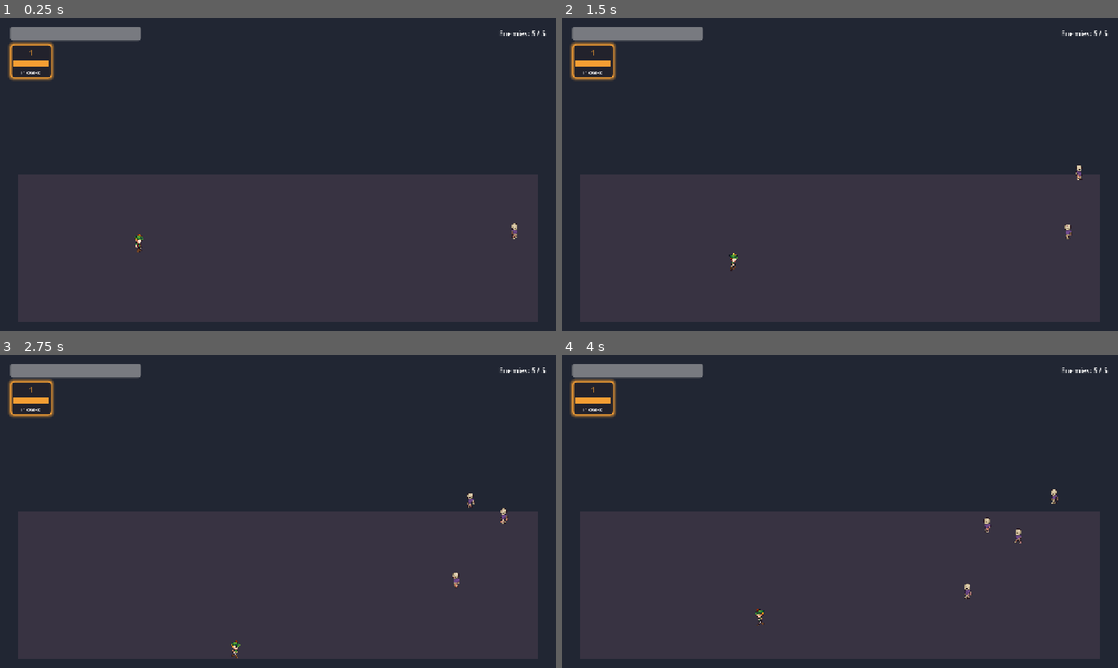
Above: before the commit, frames 1-4 (two rows, left to right).
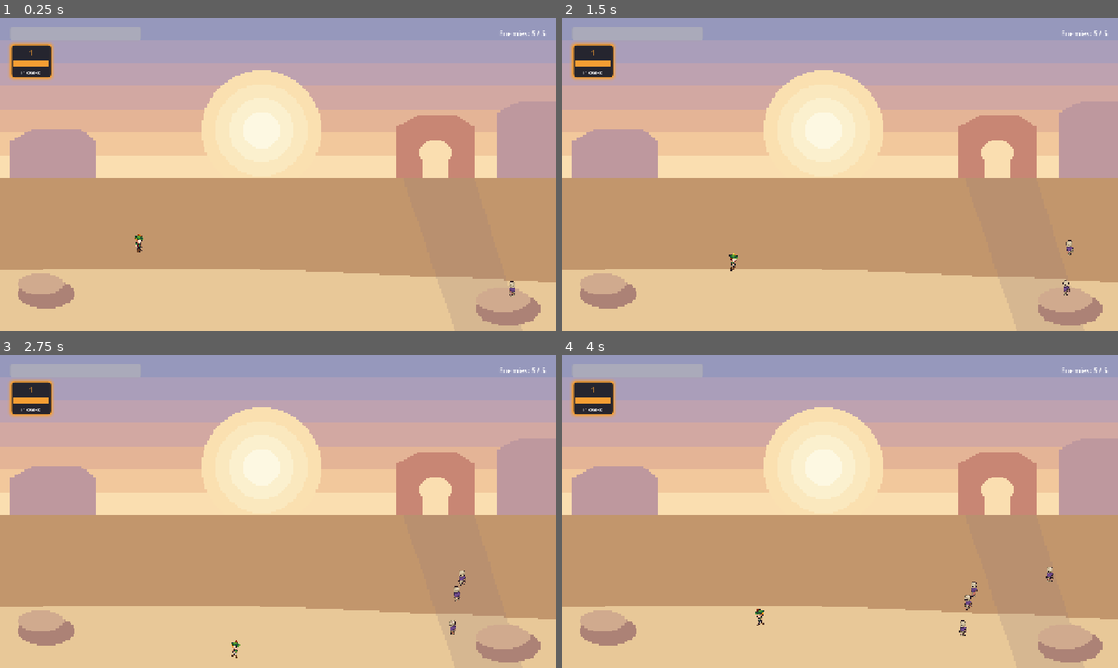
Above: after the commit, the same moments.

Repository: coulof/quarante-cinquante
Game: Godot game, scene res://main.tscn
Same seed, same stepped clock (60 frames per second), same inputs: the game is played once before the commit and once after it.
Inputs:
- Up to frame 1 (0.25 s): no input
- Up to frame 2 (1.5 s): tap Enter at 0.5 s; hold Right (move_right) 0.53-1.28 s; hold Space (attack) 0.53-1.28 s; hold Down (move_down) from 1.28 s (still down); tap 1 at 1.35 s
- Up to frame 3 (2.75 s): release Down (move_down) at 2.03 s; hold Right (move_right) from 2.03 s (still down); tap 2 at 2.1 s
- Up to frame 4 (4 s): release Right (move_right) at 2.78 s; hold Up (move_up) 2.78-3.53 s; tap Space (attack) at 2.85 s; hold Left (move_left) from 3.53 s (still down); tap 1 at 3.6 s

The runs differ from the first frame. In frame 1, 99% of the frame differs, in the area x 0-100%, y 0-100%; in frame 2, 99%; in frame 3, 99%; in frame 4, 99%.

Commit message:
Add procedural desert backgrounds; delayed laser; restyle weapon HUD
- Backgrounds: replace the rejected AI rooftop with procedural pixel-art deserts
  (Moebius/Sable spirit) via tools/gen_desert_bg.py — flat pastel fields, ringed
  sun, mesas + arch, sandy plain. Parameterised (themes dusk/dawn/noon/night,
  --seed, sun/horizon/mesa/dune knobs); level 1 = dusk/seed0 (byte-stable default),
  levels 2-4 = noon/dawn/night placeholders. go-task `bg` / `backgrounds` tasks.
- Arena constrained to the plain: top wall y=360 + enemy spawn_area on the sand,
  so nothing spawns in the sky (all 4 levels).
- Glow sword fires its bolt near the end of the swing (delayed _fire_projectile).
- HUD weapon menu restyled: rounded cards, vivid per-weapon accents, clear active
  highlight + glow.
- Drop the old rooftop assets/_headers; tools/pixelate_bg.py kept for raster images.
- Docs (README/CLAUDE) + memory updated.

Co-Authored-By: Claude Opus 4.8 <noreply@anthropic.com>
Claude-Session: https://claude.ai/code/session_012AB4H5ubES7tYVFxTQMD7g

Diff:
--- a/scenes/world/level_01.tscn
+++ b/scenes/world/level_01.tscn
@@ -1,10 +1,11 @@
-[gd_scene load_steps=8 format=3]
+[gd_scene load_steps=9 format=3]
 
 [ext_resource type="Script" path="res://scenes/world/level_01.gd" id="1_level"]
 [ext_resource type="PackedScene" path="res://scenes/entities/hero.tscn" id="2_hero"]
 [ext_resource type="Script" path="res://scripts/enemy_spawner.gd" id="3_spawner"]
 [ext_resource type="Resource" path="res://resources/zones/level_01_zone.tres" id="4_zone"]
 [ext_resource type="PackedScene" path="res://scenes/world/hud.tscn" id="5_hud"]
+[ext_resource type="Texture2D" path="res://assets/bg_desert.png" id="6_bg"]
 
 [sub_resource type="RectangleShape2D" id="WallH"]
 size = Vector2(1280, 40)
@@ -16,17 +17,10 @@
 script = ExtResource("1_level")
 next_level_scene = "res://scenes/world/level_02.tscn"
 
-[node name="Background" type="ColorRect" parent="."]
+[node name="Background" type="TextureRect" parent="."]
 offset_right = 1280.0
 offset_bottom = 720.0
-color = Color(0.13, 0.15, 0.2, 1)
-
-[node name="Floor" type="ColorRect" parent="."]
-offset_left = 40.0
-offset_top = 360.0
-offset_right = 1240.0
-offset_bottom = 700.0
-color = Color(0.22, 0.2, 0.26, 1)
+texture = ExtResource("6_bg")
 
 [node name="Camera" type="Camera2D" parent="."]
 position = Vector2(640, 360)
@@ -36,7 +30,7 @@
 collision_mask = 0
 
 [node name="Top" type="CollisionShape2D" parent="Walls"]
-position = Vector2(640, 120)
+position = Vector2(640, 360)
 shape = SubResource("WallH")
 
 [node name="Bottom" type="CollisionShape2D" parent="Walls"]
@@ -59,7 +53,7 @@
 [node name="EnemySpawner" type="Node" parent="."]
 script = ExtResource("3_spawner")
 first_zone = ExtResource("4_zone")
-spawn_area = Rect2(940, 220, 280, 300)
+spawn_area = Rect2(900, 440, 320, 210)
 
 [node name="HUDLayer" type="CanvasLayer" parent="."]
 
--- a/scenes/world/level_02.tscn
+++ b/scenes/world/level_02.tscn
@@ -1,10 +1,11 @@
-[gd_scene load_steps=8 format=3]
+[gd_scene load_steps=9 format=3]
 
 [ext_resource type="Script" path="res://scenes/world/level_01.gd" id="1_level"]
 [ext_resource type="PackedScene" path="res://scenes/entities/hero.tscn" id="2_hero"]
 [ext_resource type="Script" path="res://scripts/enemy_spawner.gd" id="3_spawner"]
 [ext_resource type="Resource" path="res://resources/zones/level_02_zone.tres" id="4_zone"]
 [ext_resource type="PackedScene" path="res://scenes/world/hud.tscn" id="5_hud"]
+[ext_resource type="Texture2D" path="res://assets/bg_desert_02.png" id="6_bg"]
 
 [sub_resource type="RectangleShape2D" id="WallH"]
 size = Vector2(1280, 40)
@@ -21,17 +22,10 @@
 next_level_index = 3
 next_level_scene = "res://scenes/world/level_03.tscn"
 
-[node name="Background" type="ColorRect" parent="."]
+[node name="Background" type="TextureRect" parent="."]
 offset_right = 1280.0
 offset_bottom = 720.0
-color = Color(0.1, 0.14, 0.18, 1)
-
-[node name="Floor" type="ColorRect" parent="."]
-offset_left = 40.0
-offset_top = 360.0
-offset_right = 1240.0
-offset_bottom = 700.0
-color = Color(0.18, 0.2, 0.26, 1)
+texture = ExtResource("6_bg")
 
 [node name="Camera" type="Camera2D" parent="."]
 position = Vector2(640, 360)
@@ -41,7 +35,7 @@
 collision_mask = 0
 
 [node name="Top" type="CollisionShape2D" parent="Walls"]
-position = Vector2(640, 120)
+position = Vector2(640, 360)
 shape = SubResource("WallH")
 
 [node name="Bottom" type="CollisionShape2D" parent="Walls"]
@@ -64,7 +58,7 @@
 [node name="EnemySpawner" type="Node" parent="."]
 script = ExtResource("3_spawner")
 first_zone = ExtResource("4_zone")
-spawn_area = Rect2(940, 220, 280, 300)
+spawn_area = Rect2(900, 440, 320, 210)
 
 [node name="HUDLayer" type="CanvasLayer" parent="."]
 
--- a/scenes/world/level_03.tscn
+++ b/scenes/world/level_03.tscn
@@ -1,10 +1,11 @@
-[gd_scene load_steps=8 format=3]
+[gd_scene load_steps=9 format=3]
 
 [ext_resource type="Script" path="res://scenes/world/level_01.gd" id="1_level"]
 [ext_resource type="PackedScene" path="res://scenes/entities/hero.tscn" id="2_hero"]
 [ext_resource type="Script" path="res://scripts/enemy_spawner.gd" id="3_spawner"]
 [ext_resource type="Resource" path="res://resources/zones/level_03_zone.tres" id="4_zone"]
 [ext_resource type="PackedScene" path="res://scenes/world/hud.tscn" id="5_hud"]
+[ext_resource type="Texture2D" path="res://assets/bg_desert_03.png" id="6_bg"]
 
 [sub_resource type="RectangleShape2D" id="WallH"]
 size = Vector2(1280, 40)
@@ -21,17 +22,10 @@
 next_level_index = 4
 next_level_scene = "res://scenes/world/level_04.tscn"
 
-[node name="Background" type="ColorRect" parent="."]
+[node name="Background" type="TextureRect" parent="."]
 offset_right = 1280.0
 offset_bottom = 720.0
-color = Color(0.12, 0.12, 0.17, 1)
-
-[node name="Floor" type="ColorRect" parent="."]
-offset_left = 40.0
-offset_top = 360.0
-offset_right = 1240.0
-offset_bottom = 700.0
-color = Color(0.2, 0.18, 0.24, 1)
+texture = ExtResource("6_bg")
 
 [node name="Camera" type="Camera2D" parent="."]
 position = Vector2(640, 360)
@@ -41,7 +35,7 @@
 collision_mask = 0
 
 [node name="Top" type="CollisionShape2D" parent="Walls"]
-position = Vector2(640, 120)
+position = Vector2(640, 360)
 shape = SubResource("WallH")
 
 [node name="Bottom" type="CollisionShape2D" parent="Walls"]
@@ -64,7 +58,7 @@
 [node name="EnemySpawner" type="Node" parent="."]
 script = ExtResource("3_spawner")
 first_zone = ExtResource("4_zone")
-spawn_area = Rect2(940, 220, 280, 300)
+spawn_area = Rect2(900, 440, 320, 210)
 
 [node name="HUDLayer" type="CanvasLayer" parent="."]
 
--- a/scenes/world/level_04.tscn
+++ b/scenes/world/level_04.tscn
@@ -1,10 +1,11 @@
-[gd_scene load_steps=8 format=3]
+[gd_scene load_steps=9 format=3]
 
 [ext_resource type="Script" path="res://scenes/world/level_01.gd" id="1_level"]
 [ext_resource type="PackedScene" path="res://scenes/entities/hero.tscn" id="2_hero"]
 [ext_resource type="Script" path="res://scripts/enemy_spawner.gd" id="3_spawner"]
 [ext_resource type="Resource" path="res://resources/zones/level_04_zone.tres" id="4_zone"]
 [ext_resource type="PackedScene" path="res://scenes/world/hud.tscn" id="5_hud"]
+[ext_resource type="Texture2D" path="res://assets/bg_desert_04.png" id="6_bg"]
 
 [sub_resource type="RectangleShape2D" id="WallH"]
 size = Vector2(1280, 40)
@@ -21,17 +22,10 @@
 next_level_index = 5
 next_level_scene = ""
 
-[node name="Background" type="ColorRect" parent="."]
+[node name="Background" type="TextureRect" parent="."]
 offset_right = 1280.0
 offset_bottom = 720.0
-color = Color(0.1, 0.1, 0.14, 1)
-
-[node name="Floor" type="ColorRect" parent="."]
-offset_left = 40.0
-offset_top = 360.0
-offset_right = 1240.0
-offset_bottom = 700.0
-color = Color(0.18, 0.16, 0.22, 1)
+texture = ExtResource("6_bg")
 
 [node name="Camera" type="Camera2D" parent="."]
 position = Vector2(640, 360)
@@ -41,7 +35,7 @@
 collision_mask = 0
 
 [node name="Top" type="CollisionShape2D" parent="Walls"]
-position = Vector2(640, 120)
+position = Vector2(640, 360)
 shape = SubResource("WallH")
 
 [node name="Bottom" type="CollisionShape2D" parent="Walls"]
@@ -64,7 +58,7 @@
 [node name="EnemySpawner" type="Node" parent="."]
 script = ExtResource("3_spawner")
 first_zone = ExtResource("4_zone")
-spawn_area = Rect2(940, 220, 280, 300)
+spawn_area = Rect2(900, 440, 320, 210)
 
 [node name="HUDLayer" type="CanvasLayer" parent="."]
 
Not shown, changed: Taskfile.yml
Binary file added: assets/background-roof-city.jpg
Not shown, added: assets/background-roof-city.jpg.import
Binary file added: assets/bg_desert.png
Not shown, added: assets/bg_desert.png.import
Binary file added: assets/bg_desert_02.png
Not shown, added: assets/bg_desert_02.png.import
Binary file added: assets/bg_desert_03.png
Not shown, added: assets/bg_desert_03.png.import
Binary file added: assets/bg_desert_04.png
Not shown, added: assets/bg_desert_04.png.import
Not shown, changed: CLAUDE.md
(and 3 more such lines)
